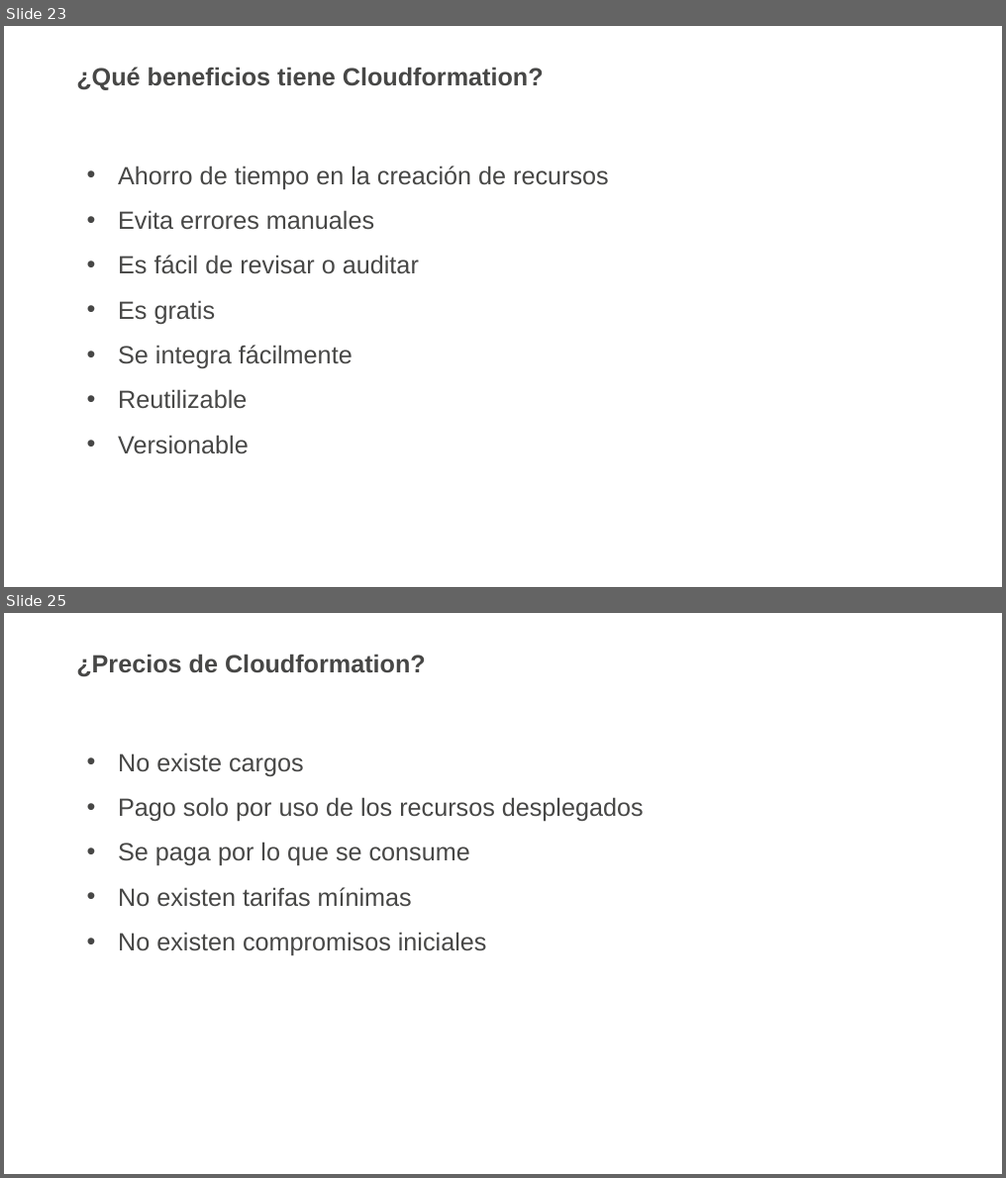
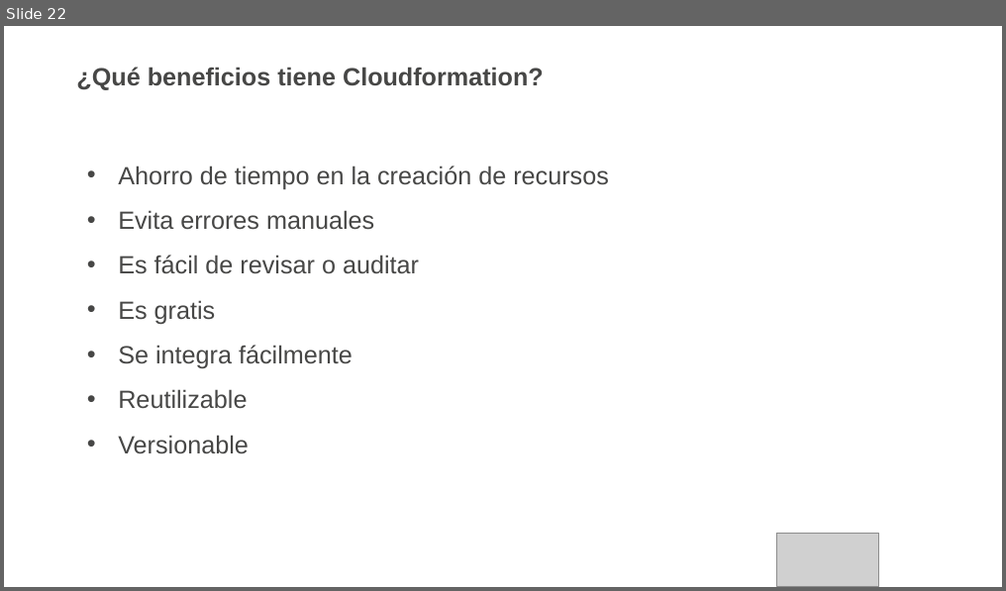
Before and after one commit to awsusergroupsantiago/demos, a slide deck: AWSUserGroup/22-06-2017/presentación/cloudformation.pptx. Shown one above the other, each under a label of ours: slides 23 and 25 before the commit, slide 22 after it; the slides between them are not shown. The pictures are 1006x1178 and 1006x591 pixels, drawn with LibreOffice and Linux fonts; fonts in the diff are those of the drawing; grey boxes stand for pictures; background and template pictures are left out. Boxes give left, top, right and bottom in pixels: in the first picture for what was removed or moved away, otherwise in the second. Text is boxed around its words. In the diff, an @@ line names an element or a change of style, - is before the commit and + after.

```diff
--- a/AWSUserGroup/22-06-2017/presentación/cloudformation.pptx
+++ b/AWSUserGroup/22-06-2017/presentación/cloudformation.pptx
@@ slide 25 removed at <box>4,613,1002,1174</box>, background #FFFFFF @@
@@ text removed at <box>76,654,426,677</box> @@
-¿Precios de Cloudformation?
@@ text removed at <box>118,753,644,957</box> @@
-• No existe cargos
-• Pago solo por uso de los recursos desplegados
-• Se paga por lo que se consume
-• No existen tarifas mínimas
-• No existen compromisos iniciales
@@ what was slide 23 is now slide 22 @@
@@ slide 22 changed as well @@
@@ picture added at <box>777,533,879,586</box> @@
```
Also in this commit, not shown: 19 other slides changed, 4 slides added, 6 other slides removed.
